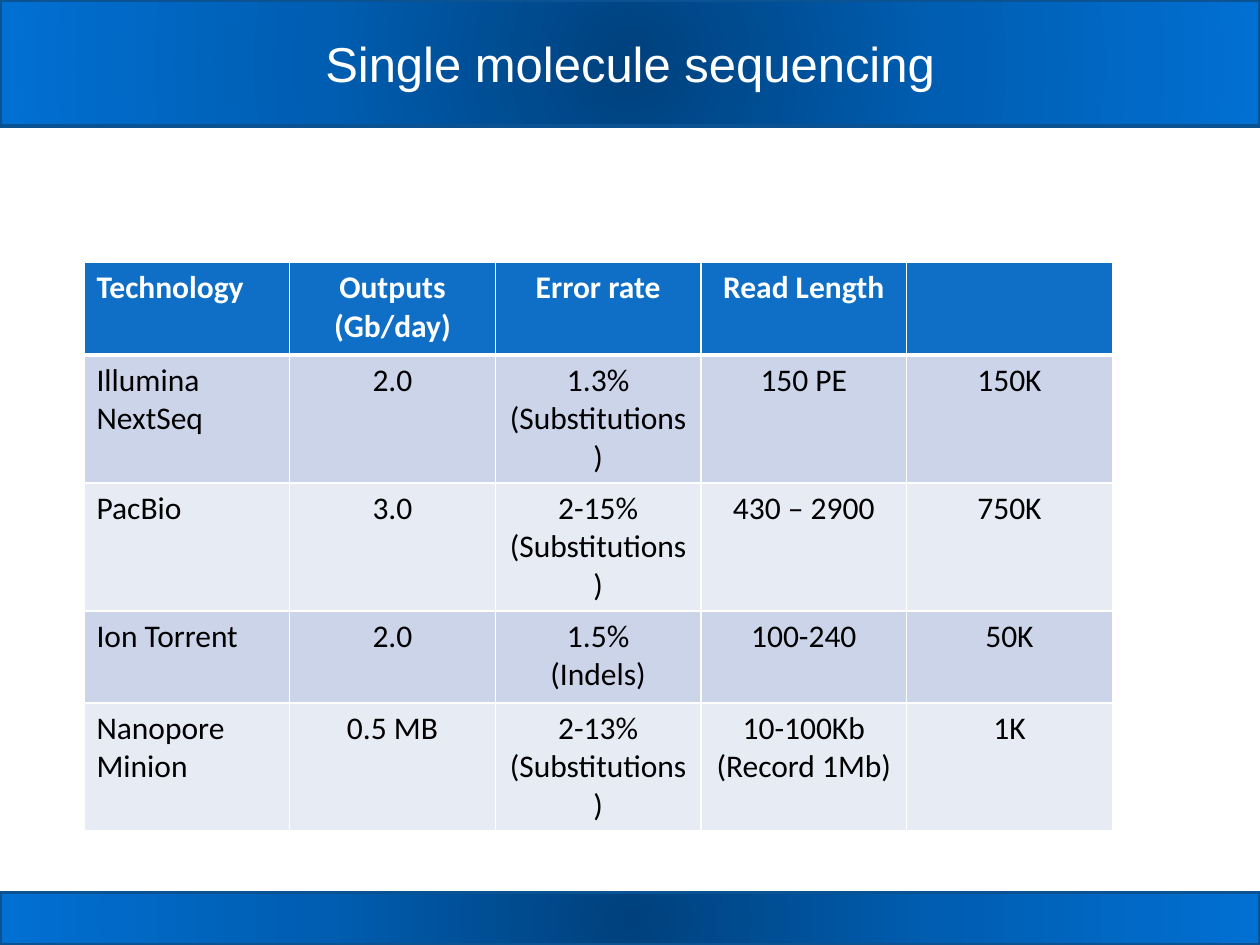
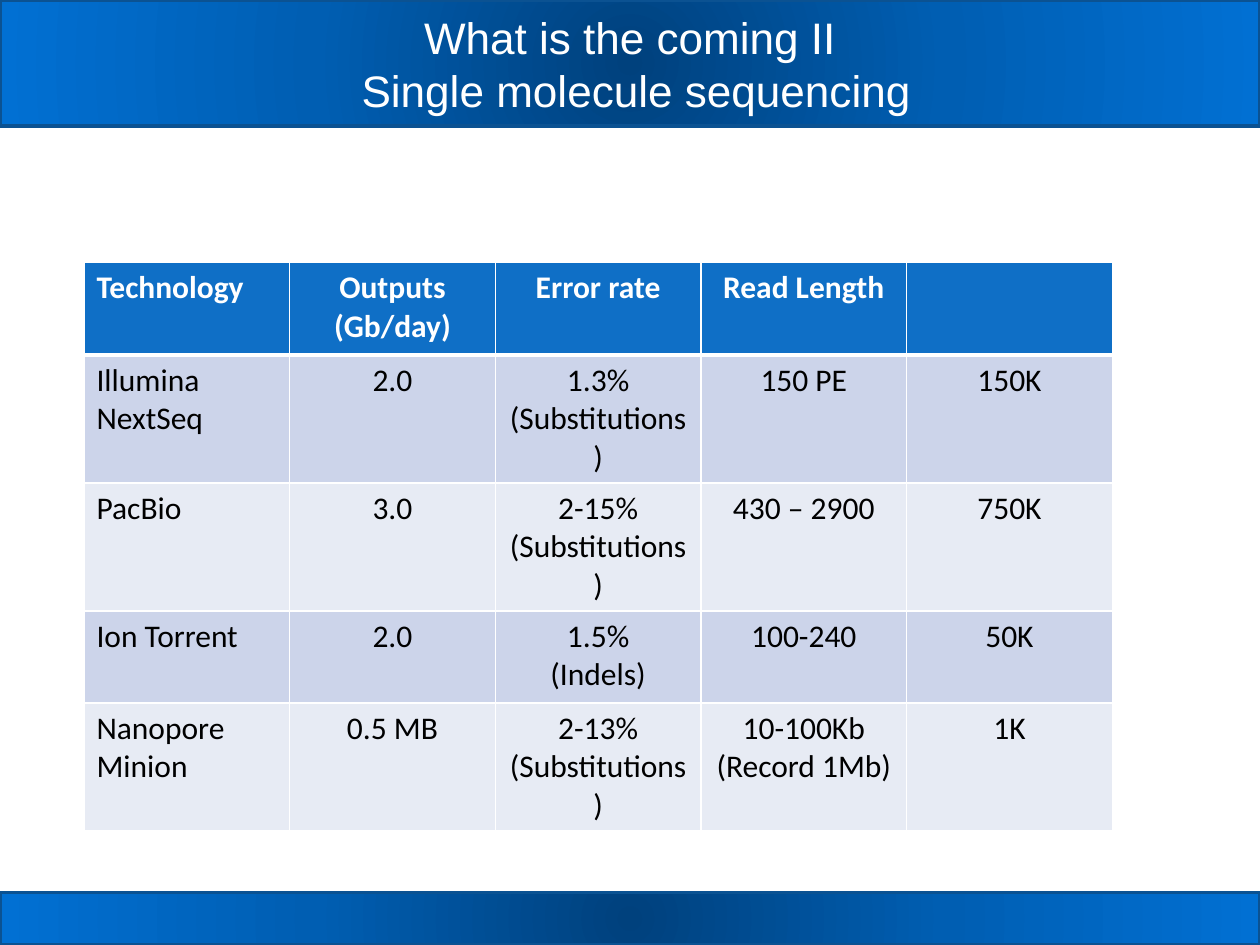
Before and after one commit to carden24/2018_Taller_Genomica_ambiental, a slide deck: slide 30 of W2_16S_analysis.pptx (slide 29 before the commit). Drawn at 1260x945 pixels with LibreOffice and Linux fonts; fonts in the diff are those of the drawing. Boxes give left, top, right and bottom in pixels: in the first picture for what was removed or moved away, otherwise in the second. Text is boxed around its words. In the diff, an @@ line names an element or a change of style, - is before the commit and + after.

```diff
--- a/W2_16S_analysis.pptx
+++ b/W2_16S_analysis.pptx
@@ title at [362,22,911,115]: text changed; size 28 to 25.2 pt @@
-Single molecule sequencing
+What is the coming II
+Single molecule sequencing
```
Also in this commit, not shown: 6 other slides changed, 5 slides added, 3 slides removed, 2 other files.
